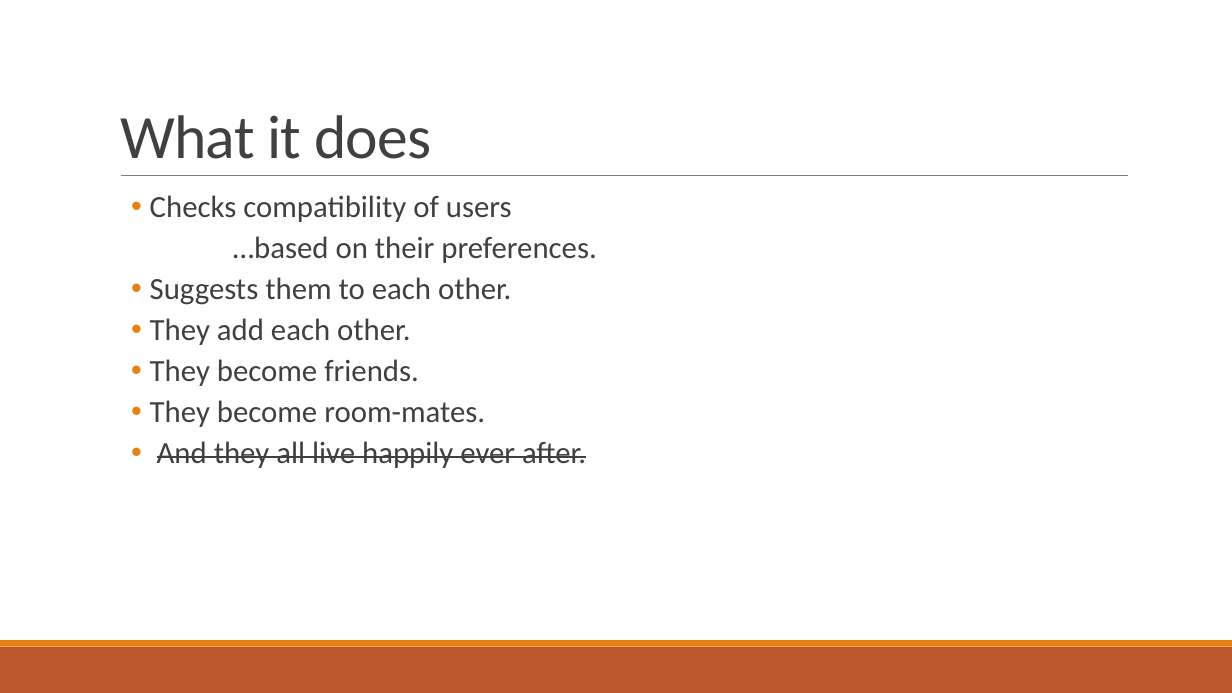
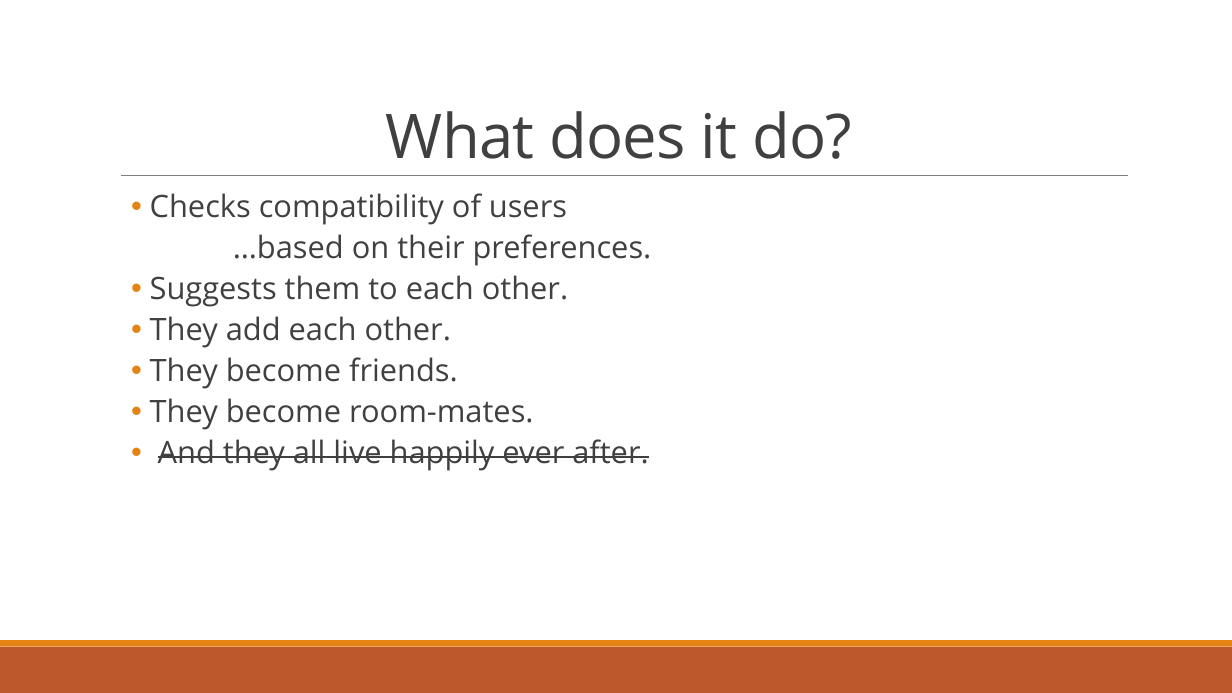
Before and after one commit to dragosthealex/roomies, a slide deck: slide 4 of res/presentation1/final_presentation.pptx (slide 3 before the commit). Drawn at 1232x693 pixels with LibreOffice and Linux fonts; fonts in the diff are those of the drawing. Boxes give left, top, right and bottom in pixels: in the first picture for what was removed or moved away, otherwise in the second. Text is boxed around its words. In the diff, an @@ line names an element or a change of style, - is before the commit and + after.

```diff
--- a/res/presentation1/final_presentation.pptx
+++ b/res/presentation1/final_presentation.pptx
@@ title at [386, 111, 852, 159]: text changed; font Calibri to Open Sans @@
-What it does
+What does it do?
@@ text "Checks compatibility of users" at [150, 193, 652, 471]: font Calibri to Open Sans @@
```
Also in this commit, not shown: 10 other slides changed, 9 slides added, 18 slides removed, 1 other file.
